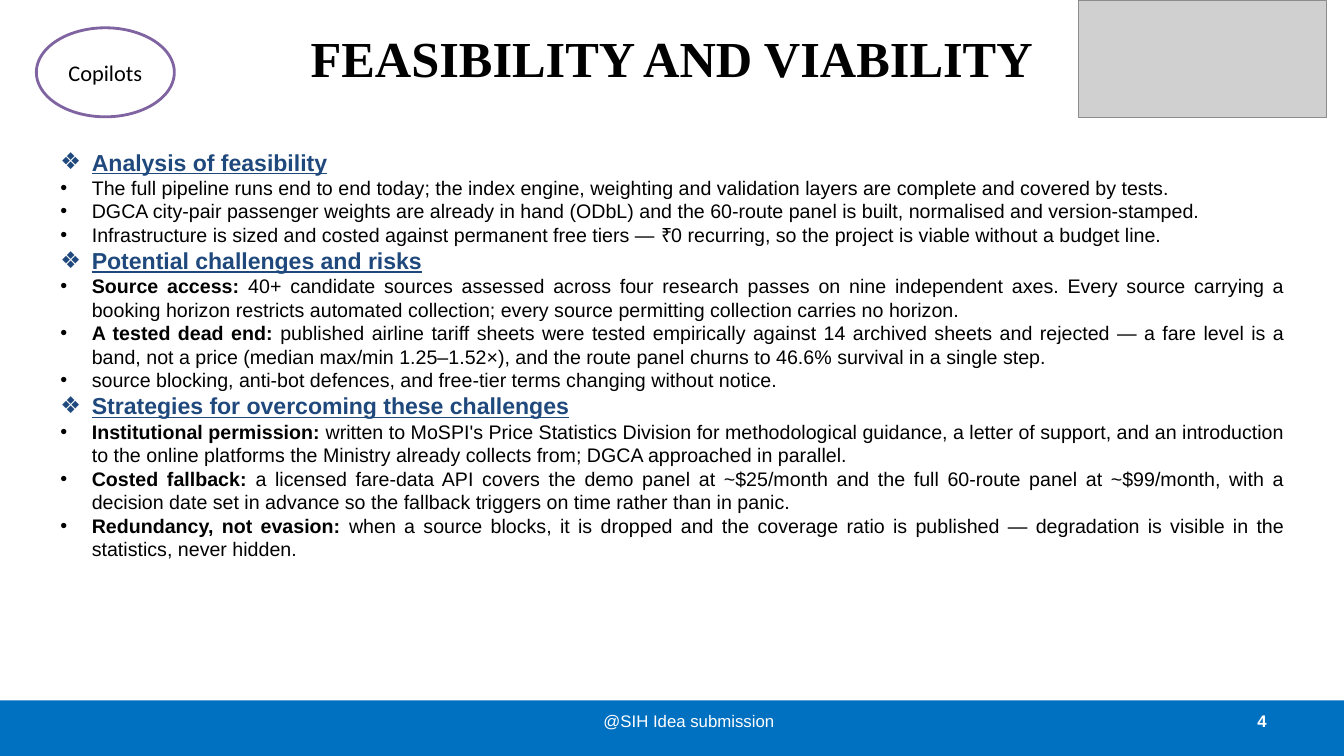
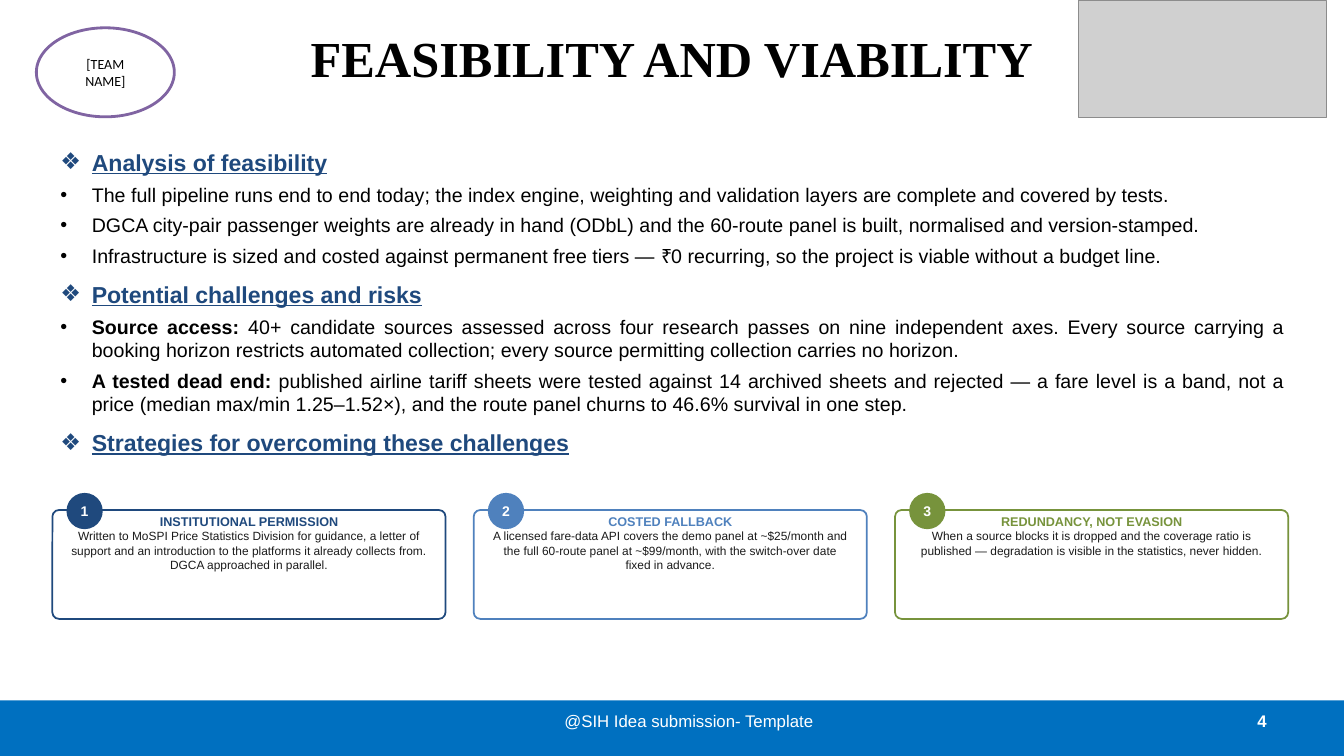
Before and after one commit to Naveen-Boddepalli/aerodex, a slide deck: slide 4 of docs/AeroDex-SIH2026-Idea.pptx. Drawn at 1344x756 pixels with LibreOffice and Linux fonts; fonts in the diff are those of the drawing; grey boxes stand for pictures. Boxes give left, top, right and bottom in pixels: in the first picture for what was removed or moved away, otherwise in the second. Text is boxed around its words. In the diff, an @@ line names an element or a change of style, - is before the commit and + after.

```diff
--- a/docs/AeroDex-SIH2026-Idea.pptx
+++ b/docs/AeroDex-SIH2026-Idea.pptx
@@ text in ellipse at [85,59,125,88]: text changed; size 16 to 10 pt @@
-Copilots
+[TEAM NAME]
@@ text at [92,154,1284,456]: more space between paragraphs @@
@@ text at [92,373,1284,415]: text changed @@
-• A tested dead end: published airline tariff sheets were tested empirically against 14 archived sheets and rejected — a fare level is a band, not a price (median max/min 1.25–1.52×), and the route panel churns to 46.6% survival in a single step.
-• source blocking, anti-bot defences, and free-tier terms changing without notice.
+• A tested dead end: published airline tariff sheets were tested against 14 archived sheets and rejected — a fare level is a band, not a price (median max/min 1.25–1.52×), and the route panel churns to 46.6% survival in one step.
@@ text at [92,424,1284,559]: paragraphs removed @@
-• Institutional permission: written to MoSPI's Price Statistics Division for methodological guidance, a letter of support, and an introduction to the online platforms the Ministry already collects from; DGCA approached in parallel.
-• Costed fallback: a licensed fare-data API covers the demo panel at ~$25/month and the full 60-route panel at ~$99/month, with a decision date set in advance so the fallback triggers on time rather than in panic.
-• Redundancy, not evasion: when a source blocks, it is dropped and the coverage ratio is published — degradation is visible in the statistics, never hidden.
@@ ellipse added at [67,493,103,529], fill #1F497D, 10 pt, text #FFFFFF, bold @@
+1
@@ ellipse added at [488,493,524,529], fill #4F81BD, 10 pt, text #FFFFFF, bold @@
+2
@@ ellipse added at [909,493,946,529], fill #77933C, 10 pt, text #FFFFFF, bold @@
+3
@@ rounded rectangle added at [52,510,446,619], fill #FFFFFF, outline #1F497D 1.25 pt, 8.5 pt, text #1A1A1A @@
+INSTITUTIONAL PERMISSION
+Written to MoSPI Price Statistics Division for guidance, a letter of support and an introduction to the platforms it already collects from. DGCA approached in parallel.
@@ rounded rectangle added at [474,510,867,619], fill #FFFFFF, outline #4F81BD 1.25 pt, 8.5 pt, text #1A1A1A @@
+COSTED FALLBACK
+A licensed fare-data API covers the demo panel at ~$25/month and the full 60-route panel at ~$99/month, with the switch-over date fixed in advance.
@@ rounded rectangle added at [895,510,1289,619], fill #FFFFFF, outline #77933C 1.25 pt, 8.5 pt, text #1A1A1A @@
+REDUNDANCY, NOT EVASION
+When a source blocks it is dropped and the coverage ratio is published — degradation is visible in the statistics, never hidden.
@@ text at [564,715,813,731]: text changed @@
-@SIH Idea submission
+@SIH Idea submission- Template
```
Also in this commit, not shown: 5 other slides changed, 2 other files.
